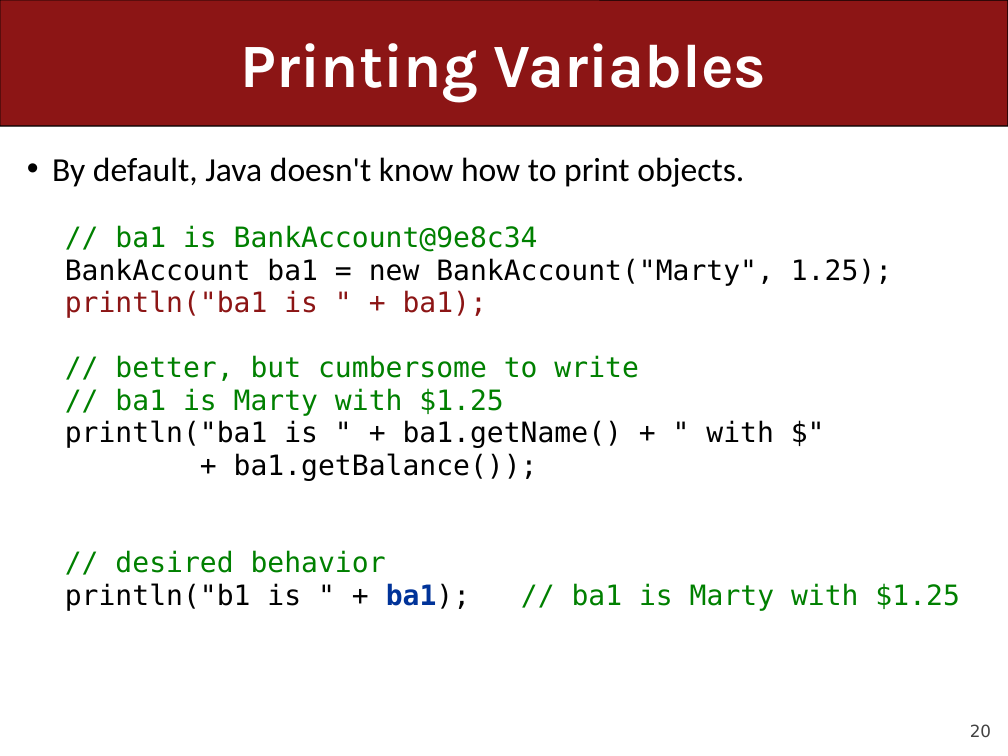
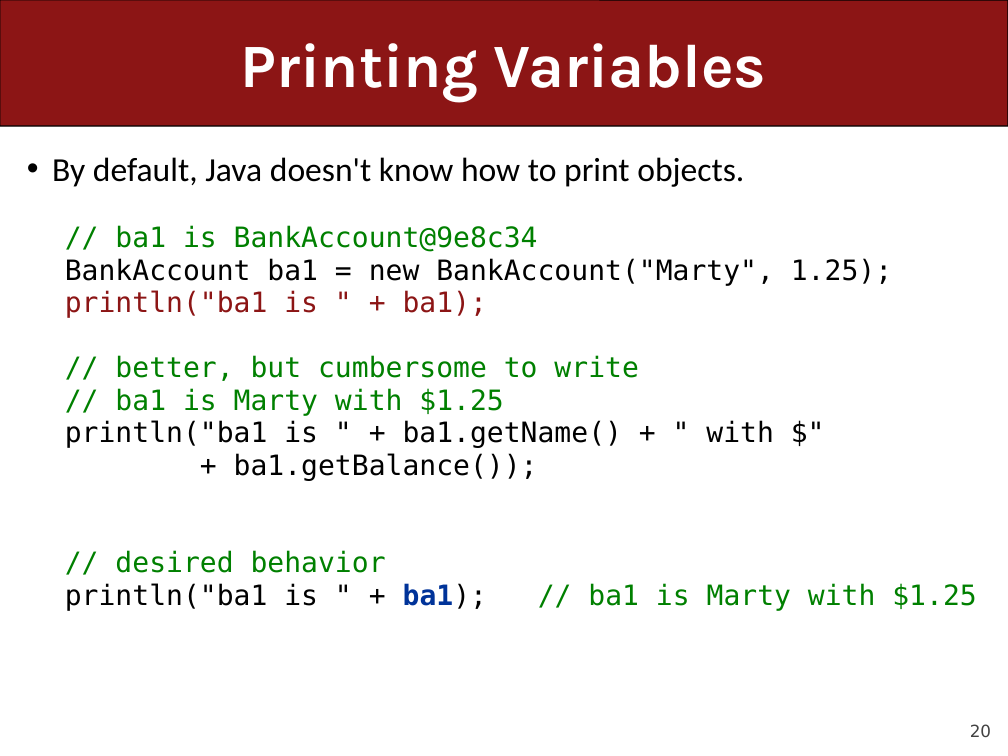
Before and after one commit to ckincaid17/cs106a-summer-2018, a slide deck: slide 20 of WWW/lectures/Lecture22/Lecture22.pptx. Drawn at 1008x756 pixels with LibreOffice and Linux fonts; fonts in the diff are those of the drawing. Boxes give left, top, right and bottom in pixels: in the first picture for what was removed or moved away, otherwise in the second. Text is boxed around its words. In the diff, an @@ line names an element or a change of style, - is before the commit and + after.

```diff
--- a/WWW/lectures/Lecture22/Lecture22.pptx
+++ b/WWW/lectures/Lecture22/Lecture22.pptx
@@ text at bbox=[65, 583, 976, 611]: text changed @@
-  println("b1 is " + ba1); // ba1 is Marty with $1.25
+  println("ba1 is " + ba1); // ba1 is Marty with $1.25
```
Also in this commit, not shown: 9 other slides changed, 3 slides removed, 2 other files.
